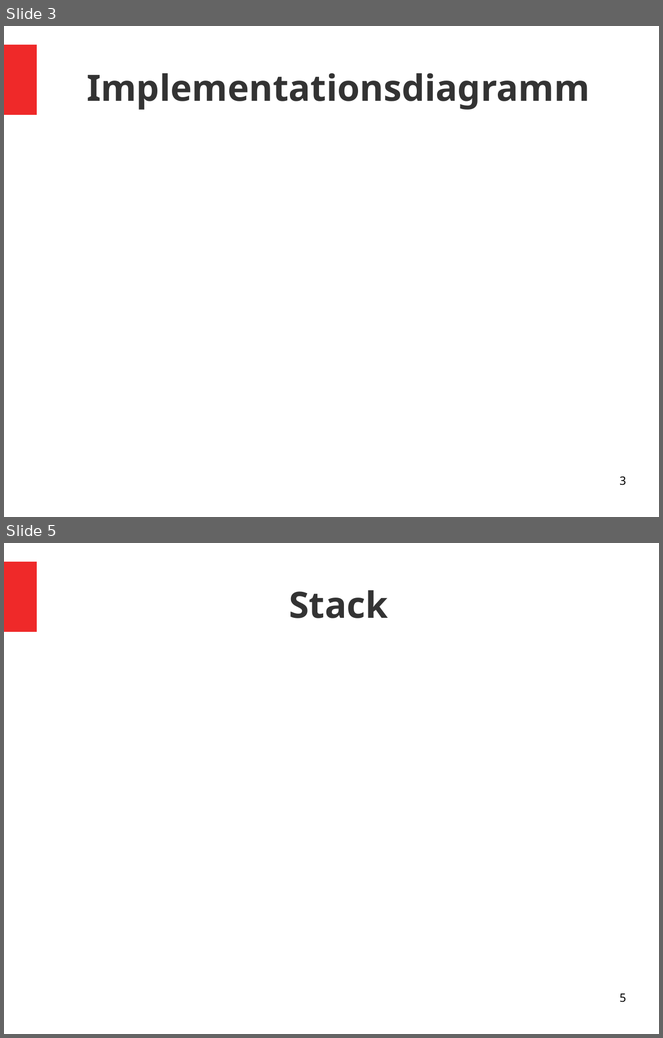
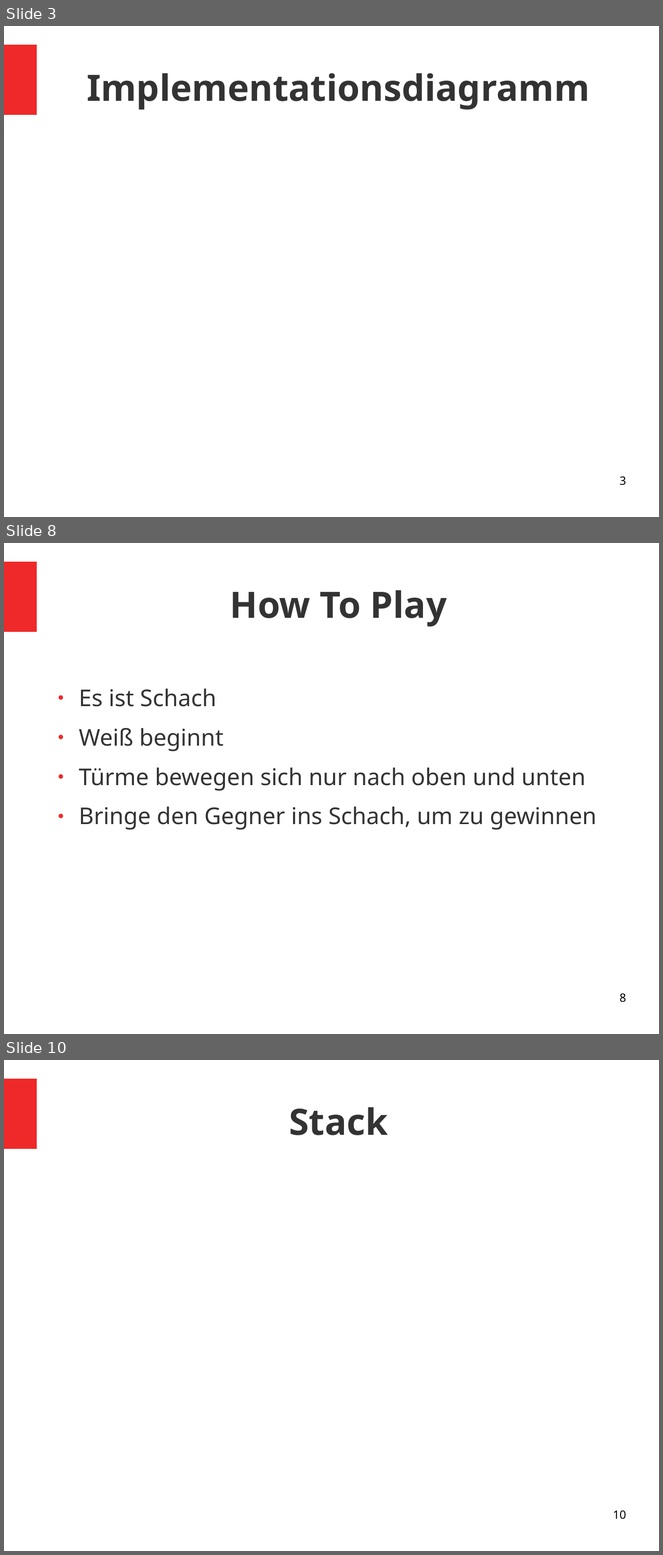
Before and after one commit to HSchipmann/ChessMadnes, a slide deck: ChessMadnes.Pärsentation(unfertig).odp. Shown one above the other, each under a label of ours: slides 3 and 5 before the commit, slides 3, 8 and 10 after it; the slides between them are not shown. The pictures are 663x1038 and 663x1555 pixels, drawn with LibreOffice and Linux fonts; fonts in the diff are those of the drawing. Boxes give left, top, right and bottom in pixels: in the first picture for what was removed or moved away, otherwise in the second. Text is boxed around its words. In the diff, an @@ line names an element or a change of style, - is before the commit and + after.

```diff
--- a/ChessMadnes.Pärsentation(unfertig).odp
+++ b/ChessMadnes.Pärsentation(unfertig).odp
@@ slide 8 added at (4, 543, 659, 1034), background #FFFFFF; not listed: 1 template element that a slide beside it also shows @@
@@ title added at (230, 590, 447, 627), 44 pt, text #333333, bold @@
+How To Play
@@ text added at (79, 689, 597, 830), 28 pt, text #333333 @@
+● Es ist Schach
+● Weiß beginnt
+● Türme bewegen sich nur nach oben und unten
+● Bringe den Gegner ins Schach, um zu gewinnen
@@ page number added at (620, 994, 626, 1003), 14 pt, text #000000 @@
+8
@@ what was slide 5 is now slide 10 @@
@@ page number at (613, 1511, 626, 1520): text changed @@
-5
+10
```
Also in this commit, not shown: 2 slides changed, 5 other slides added, 1 slide removed.
